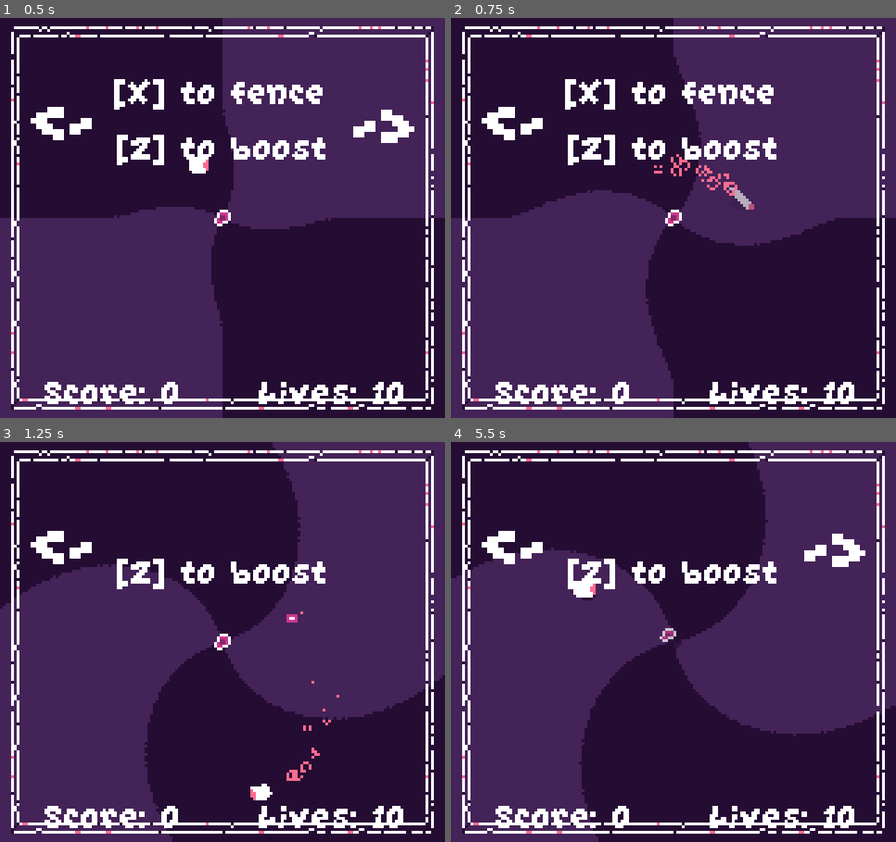
Above: before the commit, frames 1-4 (two rows, left to right).
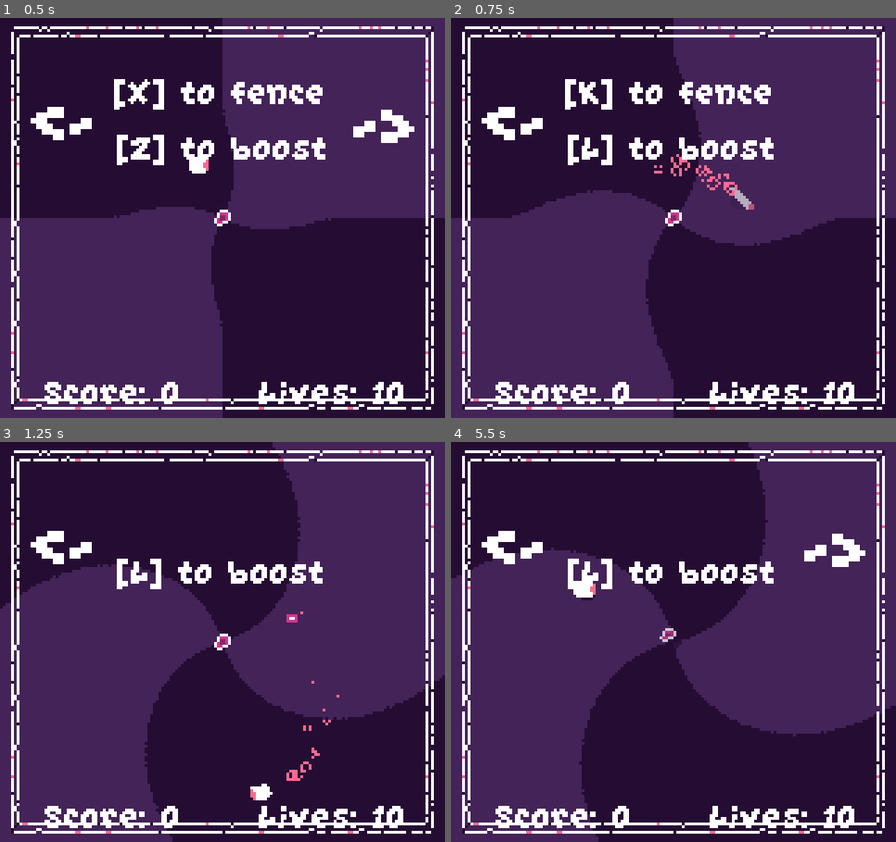
Above: after the commit, the same moments.

Repository: EdBarrancos/Signal
Game: Godot game, scene res://Game/Scenes/Game.tscn
Two runs of this game, one before a commit and one after it. Both use one fixed random seed, a clock stepped at 60 frames per second and the inputs below. Sound files missing from this copy of the repository are replaced by a short silence.
Inputs (mouse positions are in pixels of both pictures, inside the frame that each line leads up to):
- Up to frame 1 (0.5 s): no input
- Up to frame 2 (0.75 s): tap Enter at 0.5 s; move the mouse to (771, 198) at 0.52 s; hold D (RIGHT) from 0.53 s (still down); hold Z (BOOST) from 0.53 s (still down); click (771, 198) at 0.67 s
- Up to frame 3 (1.25 s): keep holding D (RIGHT); keep holding Z (BOOST); tap X (CHORD) at 0.8 s
- Up to frame 4 (5.5 s): move the mouse to (584, 662) at 1.27 s; release D (RIGHT) at 1.28 s; release Z (BOOST) at 1.28 s; hold Down 1.28-2.03 s; tap X (CHORD) at 1.35, 2.3, 2.85, 3.8, 5.3 s; tap Z (BOOST) at 1.55, 3.05, 4.55 s; move the mouse to (718, 554) at 2.02 s; hold D (RIGHT) 2.03-2.78 s; hold Z (BOOST) 2.03-2.78 s; move the mouse to (651, 722) at 2.77 s; hold Up 2.78-3.53 s; click (651, 722) at 2.92 s; move the mouse to (807, 702) at 3.52 s; hold C (CLEAR CHORDS) 3.53-4.28 s; hold A (LEFT) 3.53-5.03 s; move the mouse to (540, 582) at 4.27 s; tap Q (GO_TO_ENDSCREEN) at 4.35 s; move the mouse to (695, 642) at 5.02 s; hold Down from 5.03 s (still down); hold Z (BOOST) from 5.03 s (still down); click (695, 642) at 5.17 s

Frame 1 is identical in both runs. In frame 2, 1.5% of the frame differs, in the area x 28-74%, y 15-37%; in frame 3, 0.8%; in frame 4, 0.8%.

Commit message:
Improve dynamic keyboard tutorial

Diff:
--- a/project/Game/Scripts/Key_Bindings.gd
+++ b/project/Game/Scripts/Key_Bindings.gd
@@ -1,33 +1,42 @@
 extends Node2D
 
 onready var is_using_keyboard = true
+onready var is_arrows_right = true
 
 signal input_changed
 
 func _ready():
 	Input.connect("joy_connection_changed", self, "_on_joy_connection_changed")
 	if Input.get_connected_joypads().size() >= 1:
-		SetController()
+		set_controller()
 
-func SetController():
+func set_controller():
 	is_using_keyboard = false
 	emit_signal("input_changed")
 
-func SetKeyboard():
+func set_keyboard():
 	is_using_keyboard = true
 	emit_signal("input_changed")
 
+func set_keyboard_with_event(event):
+	if event.is_action_pressed("LEFT") or event.is_action_pressed("RIGHT"):
+		if event.scancode in [KEY_UP, KEY_DOWN, KEY_RIGHT, KEY_LEFT]:
+			is_arrows_right = true
+		else:
+			is_arrows_right = false
+	set_keyboard()
+
 func _on_joy_connection_changed(device_id, connected):
 	if connected:
-		SetController()
+		set_controller()
 	else:
-		SetKeyboard()
+		set_keyboard()
 
 func _input(event):
 	if event is InputEventKey:
-		SetKeyboard()
+		set_keyboard_with_event(event)
 	elif event is InputEventJoypadButton:
-		SetController()
+		set_controller()
 
 func get_key_binding_pin():
 	return get_printable_keycode(get_active_input_event("CHORD"))
@@ -42,12 +51,22 @@
 		return map_joystick_index_to_button(event.button_index)
 
 func get_active_input_event(event_name):
+	# Expected: Arrow right - Arrow left - Controller
+	# OR
+	# Keyboard - Controller
 	var events = InputMap.get_action_list(event_name)
-	for event in events:
-		if is_playing_with_keyboard() and event is InputEventKey:
-			return event
-		if !is_playing_with_keyboard() and event is InputEventJoypadButton:
-			return event
+
+	if is_playing_with_keyboard():
+		if is_using_arrows_right():
+			return events[0]
+		else:
+			if events.size() == 3:
+				return events[1]
+			return events[0]
+	else:
+		if events.size() == 3:
+			return events[2]
+		return events[1]
 
 func map_joystick_index_to_button(index):
 	# TODO: This is only taking into account XBOX commands. Could be improved
@@ -63,3 +82,6 @@
 
 func is_playing_with_keyboard():
 	return is_using_keyboard
+
+func is_using_arrows_right():
+	return is_arrows_right
--- a/project/project.godot
+++ b/project/project.godot
@@ -91,14 +91,14 @@
 BOOST={
 "deadzone": 0.5,
 "events": [ Object(InputEventKey,"resource_local_to_scene":false,"resource_name":"","device":0,"alt":false,"shift":false,"control":false,"meta":false,"command":false,"pressed":false,"scancode":0,"physical_scancode":90,"unicode":0,"echo":false,"script":null)
-, Object(InputEventKey,"resource_local_to_scene":false,"resource_name":"","device":0,"alt":false,"shift":false,"control":false,"meta":false,"command":false,"pressed":false,"scancode":0,"physical_scancode":59,"unicode":0,"echo":false,"script":null)
+, Object(InputEventKey,"resource_local_to_scene":false,"resource_name":"","device":0,"alt":false,"shift":false,"control":false,"meta":false,"command":false,"pressed":false,"scancode":0,"physical_scancode":76,"unicode":0,"echo":false,"script":null)
 , Object(InputEventJoypadButton,"resource_local_to_scene":false,"resource_name":"","device":-1,"button_index":0,"pressure":0.0,"pressed":false,"script":null)
  ]
 }
 CHORD={
 "deadzone": 0.5,
 "events": [ Object(InputEventKey,"resource_local_to_scene":false,"resource_name":"","device":0,"alt":false,"shift":false,"control":false,"meta":false,"command":false,"pressed":false,"scancode":0,"physical_scancode":88,"unicode":0,"echo":false,"script":null)
-, Object(InputEventKey,"resource_local_to_scene":false,"resource_name":"","device":0,"alt":false,"shift":false,"control":false,"meta":false,"command":false,"pressed":false,"scancode":0,"physical_scancode":76,"unicode":0,"echo":false,"script":null)
+, Object(InputEventKey,"resource_local_to_scene":false,"resource_name":"","device":0,"alt":false,"shift":false,"control":false,"meta":false,"command":false,"pressed":false,"scancode":0,"physical_scancode":75,"unicode":0,"echo":false,"script":null)
 , Object(InputEventJoypadButton,"resource_local_to_scene":false,"resource_name":"","device":-1,"button_index":2,"pressure":0.0,"pressed":false,"script":null)
  ]
 }
@@ -110,7 +110,7 @@
 "CLEAR CHORDS"={
 "deadzone": 0.5,
 "events": [ Object(InputEventKey,"resource_local_to_scene":false,"resource_name":"","device":0,"alt":false,"shift":false,"control":false,"meta":false,"command":false,"pressed":false,"scancode":0,"physical_scancode":67,"unicode":0,"echo":false,"script":null)
-, Object(InputEventKey,"resource_local_to_scene":false,"resource_name":"","device":0,"alt":false,"shift":false,"control":false,"meta":false,"command":false,"pressed":false,"scancode":0,"physical_scancode":75,"unicode":0,"echo":false,"script":null)
+, Object(InputEventKey,"resource_local_to_scene":false,"resource_name":"","device":0,"alt":false,"shift":false,"control":false,"meta":false,"command":false,"pressed":false,"scancode":0,"physical_scancode":74,"unicode":0,"echo":false,"script":null)
 , Object(InputEventJoypadButton,"resource_local_to_scene":false,"resource_name":"","device":-1,"button_index":3,"pressure":0.0,"pressed":false,"script":null)
  ]
 }
